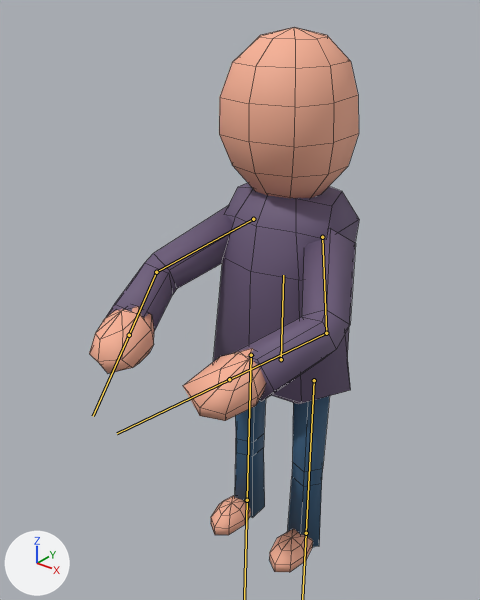
What one commit did to the FBX model GGJ-2019/Assets/Models/PlayerModel.fbx.
Camera for both pictures: a camera (50 mm lens) standing at (0.027, -4.234, 1.767) and looking at (-1.032, -2.91, 0.946). The axes (+X, +Y, +Z) are drawn at lower left. The lights are the same throughout. Both versions are drawn at frame 1 of the action 'Player|Walk'; the numbers are the values there. The bones that bend it are drawn over the model as lines. Mesh edges are drawn as thin lines.

The first picture shows 'Model'.
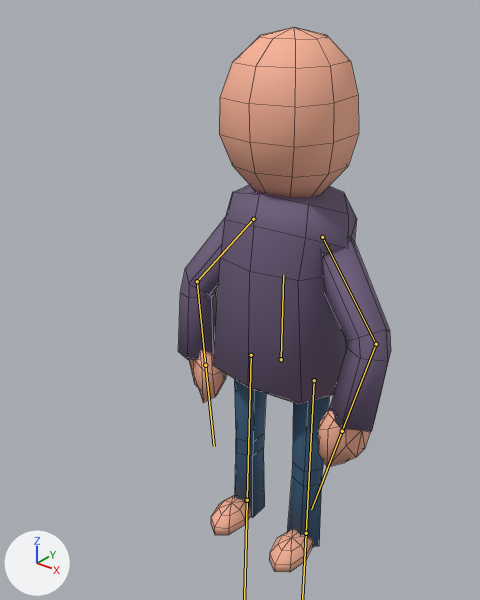
What differs and where, as boxes [x1, y1, x2, y2] in the pictures (480 x 600 px):
'Model', posed (21% narrower)
    before: [89, 27, 359, 572]
    after: [178, 27, 391, 572]
bone 'Arm.upperarm.l', root to tip
    before: (322, 237) to (326, 333)
    after: (322, 237) to (376, 344)
bone 'Arm.forearm.l', root to tip
    before: (326, 333) to (229, 379)
    after: (376, 344) to (342, 431)
bone 'Arm.upperarm.r', root to tip
    before: (253, 219) to (156, 272)
    after: (253, 219) to (197, 281)
bone 'Arm.forearm.r', root to tip
    before: (156, 272) to (129, 335)
    after: (197, 281) to (205, 365)

The change in detail:
Bone 'Arm.upperarm.l' (bone_arm_upperarm_l) turns from (-25, 4, -64) to (-47, -1, -18) degrees about its own x, y and z.
Bone 'Arm.forearm.l' (bone_arm_forearm_l) turns from (11, -5, -41) to (-44, -6, 0) degrees about its own x, y and z.
Bone 'Arm.upperarm.r' (bone_arm_upperarm_r) turns from (-41, 10, 54) to (-52, -13, 8) degrees about its own x, y and z.
Bone 'Arm.forearm.r' (bone_arm_forearm_r) turns from (39, -8, 13) to (-4, -2, 47) degrees about its own x, y and z.
